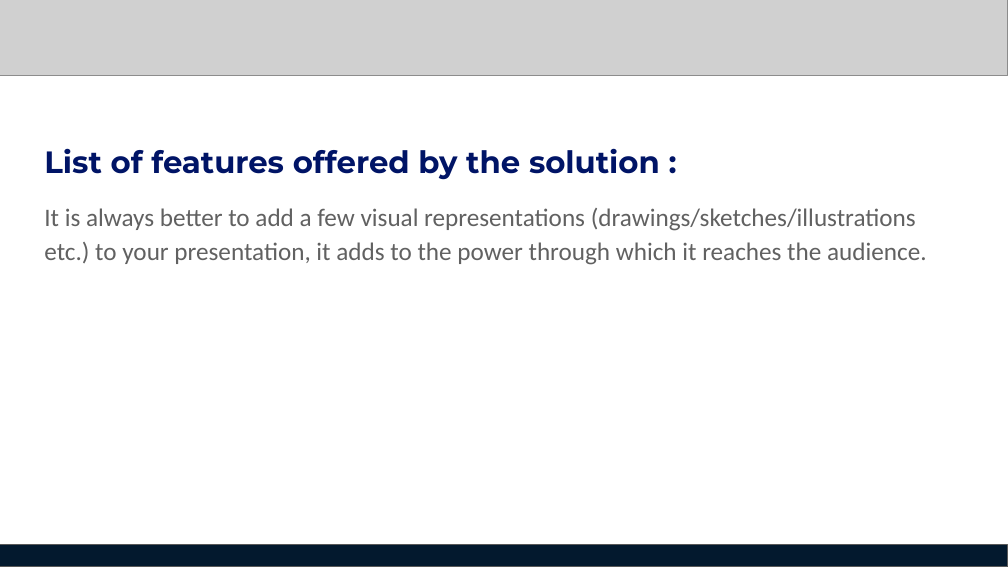
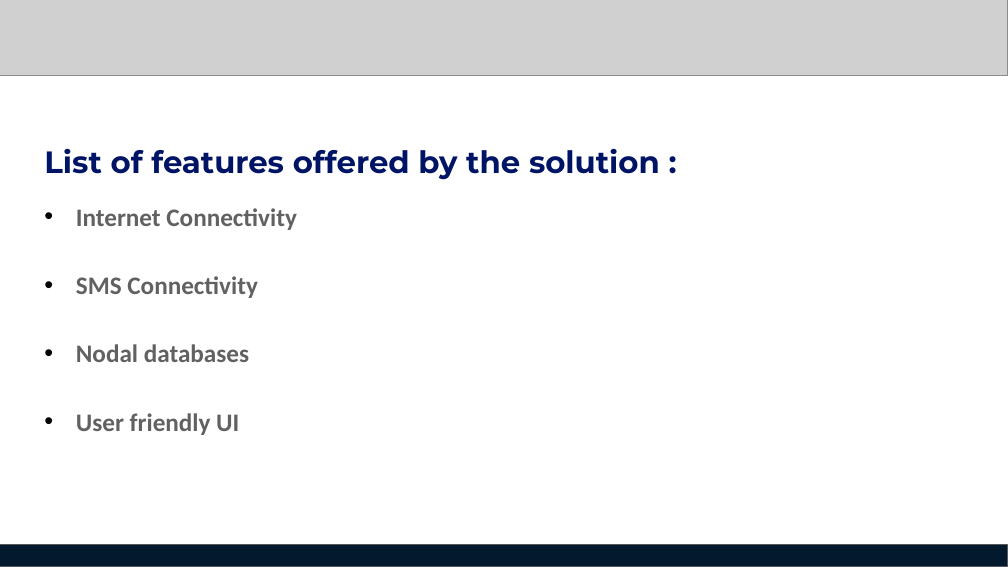
Before and after one commit to hack2skill/National-Agrifunds-Hackathon, a slide deck: slide 5 of main.pptx. Drawn at 1008x567 pixels with LibreOffice and Linux fonts; fonts in the diff are those of the drawing; grey boxes stand for pictures. Boxes give left, top, right and bottom in pixels: in the first picture for what was removed or moved away, otherwise in the second. Text is boxed around its words. In the diff, an @@ line names an element or a change of style, - is before the commit and + after.

```diff
--- a/main.pptx
+++ b/main.pptx
@@ text at (x1=76, y1=208, x2=297, y2=435): text changed; bold on @@
-It is always better to add a few visual representations (drawings/sketches/illustrations etc.) to your presentation, it adds to the power through which it reaches the audience.
+• Internet Connectivity
+• SMS Connectivity
+• Nodal databases
+• User friendly UI
```
Also in this commit, not shown: 4 other slides changed, 2 slides added, 4 other files.
